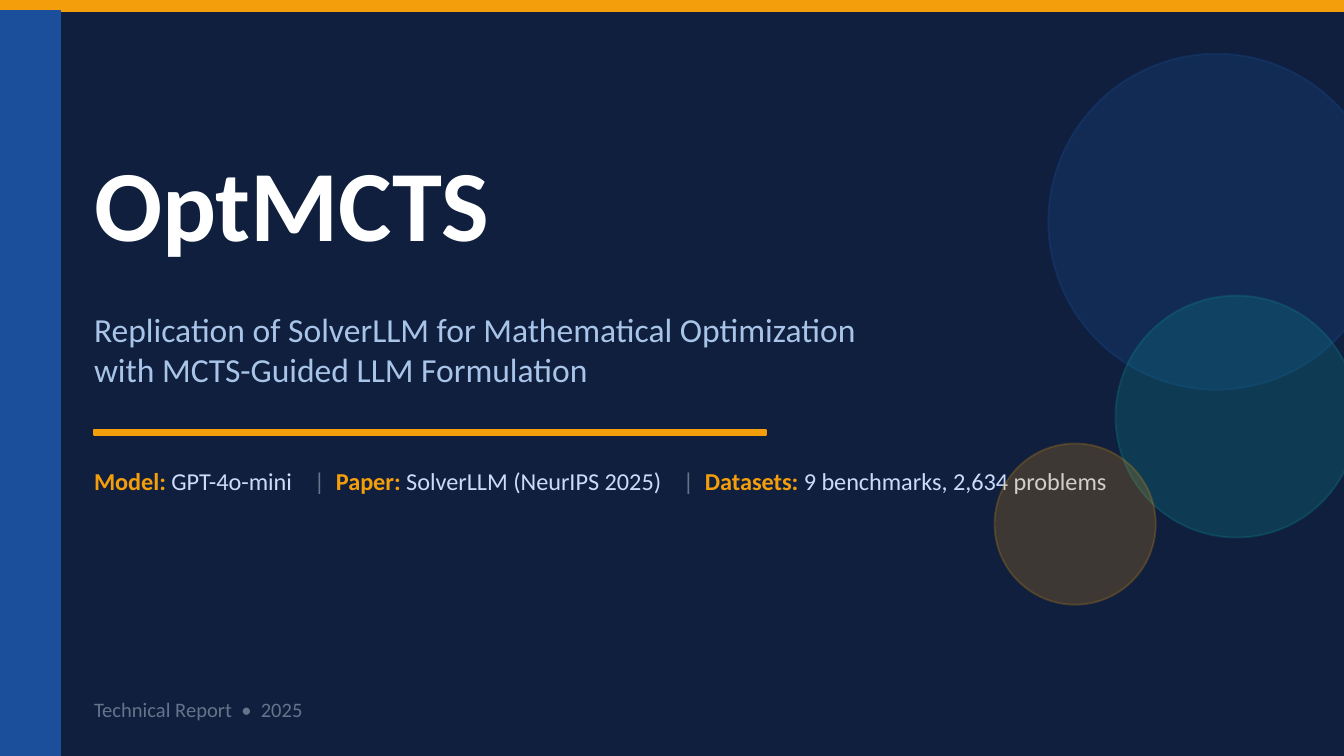
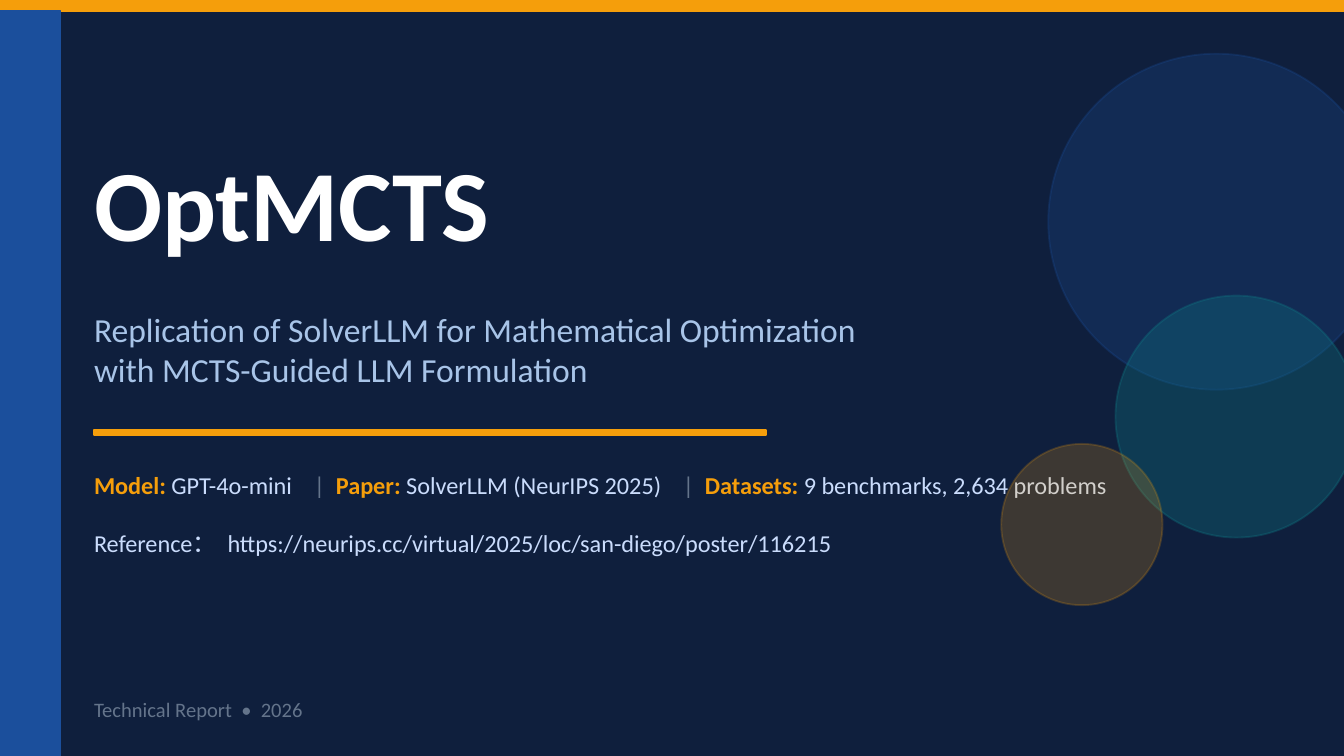
Before and after one commit to whoiskiwi/7375, a slide deck: slide 1 of week_02/OptMCTS/OptMCTS_Report.pptx. Drawn at 1344x756 pixels with LibreOffice and Linux fonts; fonts in the diff are those of the drawing. Boxes give left, top, right and bottom in pixels: in the first picture for what was removed or moved away, otherwise in the second. Text is boxed around its words. In the diff, an @@ line names an element or a change of style, - is before the commit and + after.

Commit message:
update the latest ppt

```diff
--- a/week_02/OptMCTS/OptMCTS_Report.pptx
+++ b/week_02/OptMCTS/OptMCTS_Report.pptx
@@ ellipse: place and size @@
-ellipse at (995, 444, 1156, 605)
+ellipse at (1001, 444, 1163, 605)
@@ text at (94, 474, 1107, 556): text changed @@
-Model: GPT-4o-mini | Paper: SolverLLM (NeurIPS 2025) | Datasets: 9 benchmarks, 2,634 problems
+Model: GPT-4o-mini | Paper: SolverLLM (NeurIPS 2025) | Datasets: 9 benchmarks, 2,634 problems
+Reference： https://neurips.cc/virtual/2025/loc/san-diego/poster/116215
@@ text at (94, 703, 303, 720): text changed @@
-Technical Report • 2025
+Technical Report • 2026
```
Also in this commit, not shown: 1 other file.
